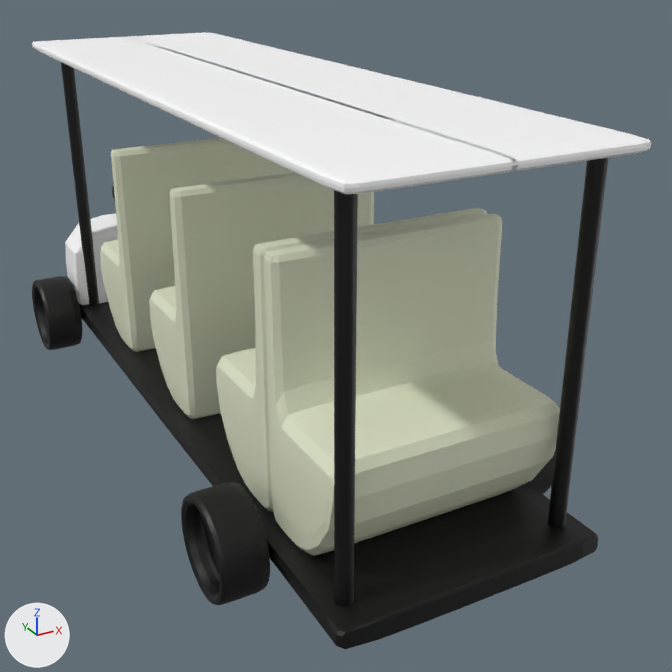
An edit to the Blender file Assets/Model/Vehicles/car.blend, drawn before and after from the same camera.
The view is the same before and after, from a 50 mm lens placed at (-3.65, -8.33, 4.53), pointed at (0.57, -0.67, 0.7). The lights are fixed; the arrows at lower left show +X, +Y and +Z. The older version comes first.

Names of what the first picture shows: 'WheelLeftBack', 'WheelLeftFront', 'base', 'chair', 'frente', 'haste', 'last-chair', 'up' and 1 more.
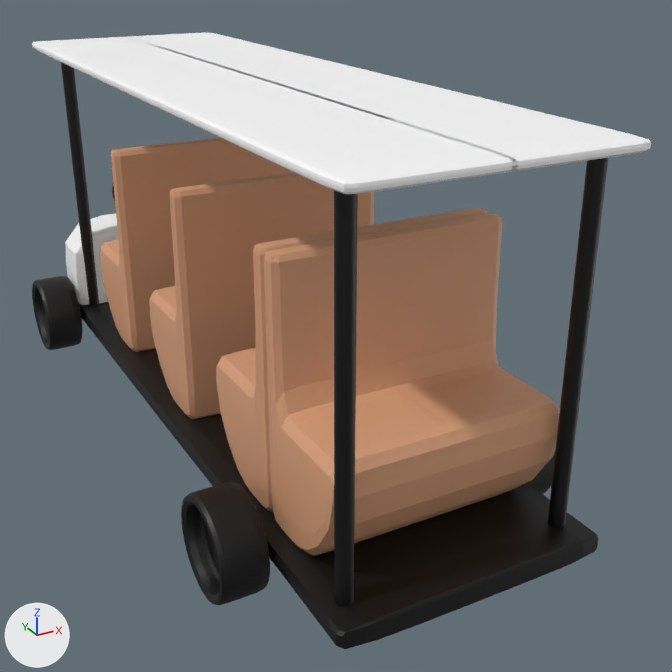
Where the newer file only moved an object's origin or applied its transform, the numbers keep the older frame.

Changed parts and their boxes (x1, y1, x2, y2) in the pictures (672 x 672 px):
'last-chair', recoloured (pale yellow to beige)
    both: (264, 214, 560, 556)
'chair', recoloured (pale yellow to beige)
    both: (100, 138, 487, 512)

The change, as a list of edits to the scene's bpy script:
```text
Change mat_materiais:
    mat_materiais.base_color: (0.761, 0.799, 0.597) -> (0.723, 0.366, 0.205)  # pale yellow #e2e7cb -> beige #dda37d
Change mat_materiais_001:
    mat_materiais_001.base_color: (0.761, 0.799, 0.597) -> (0.723, 0.366, 0.205)  # pale yellow #e2e7cb -> beige #dda37d
```
